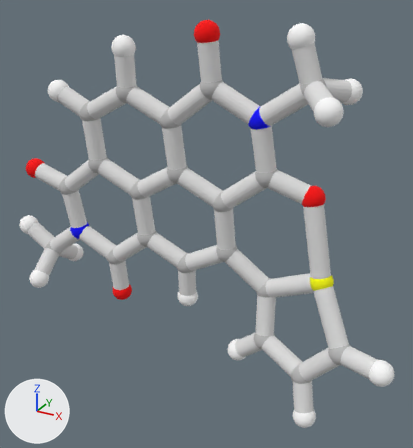
The glTF model backend/pndit/Dimethyl_Naphthalene_Dicarboximide_Phi_25_Theta_180_Thiophene/color.glb: old version first, new version second.
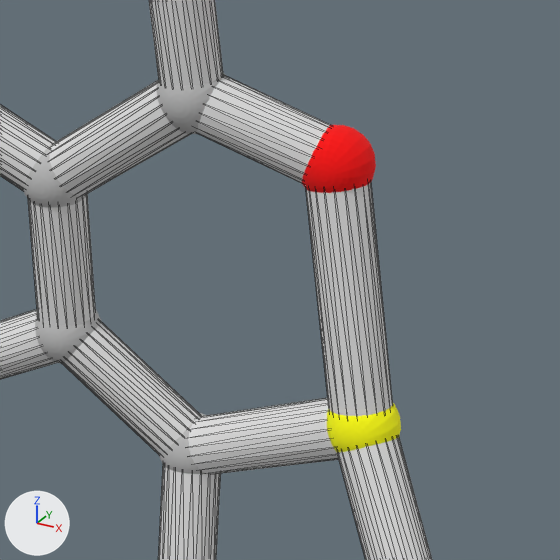
There are two pictures of each version: one whole from a 50 mm camera at (7.25, -12.19, 5.83) aimed at (0.41, 0.24, -0.39), one close up on the part from 50% to 93% of the width and 32% to 73% of the height. The axes (+X, +Y, +Z) are drawn at lower left. The lights are the same throughout. The close-ups show mesh edges as thin lines. Where no turn or scale is listed for an object, it has been applied to the vertices.

Objects in the first close-up: 'grp1', 'grp12309', 'grp13757', 'grp14119'.
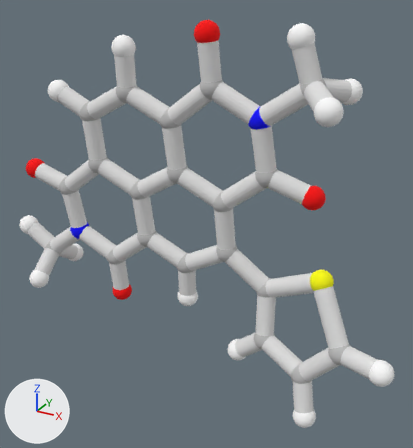
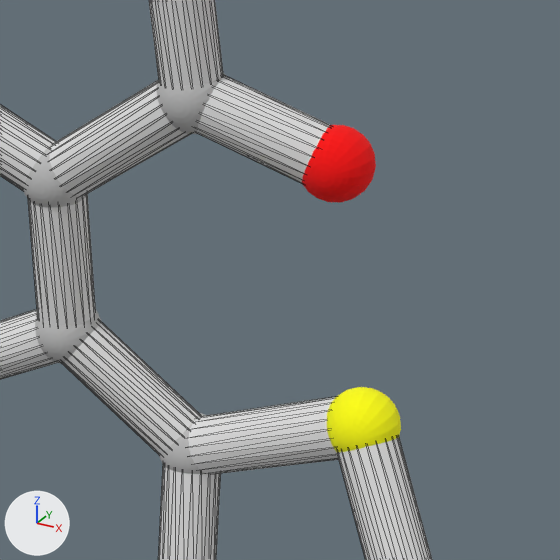
What changed in the scene script:
```text
Change me_grp14119:
    where me_grp14119.from_pydata(...)  # 1760 vertices, 3344 faces; spans x -6.08..5.67, y -1.08..1.14, z -4.81..4.62
    used by ob_grp14119; location = (0.0, 0.0, 0.0)
    me_grp14119 part 1: the loose piece of 40 vertices spanning x 3.07..4.0, y -0.2..0.49, z -1.22..0.96 is deleted
```

Where the change shows, as pixel boxes [x1, y1, x2, y2] in the close-ups (560 x 560 px):
part 1 of me_grp14119, deleted: before [306, 183, 393, 416]
